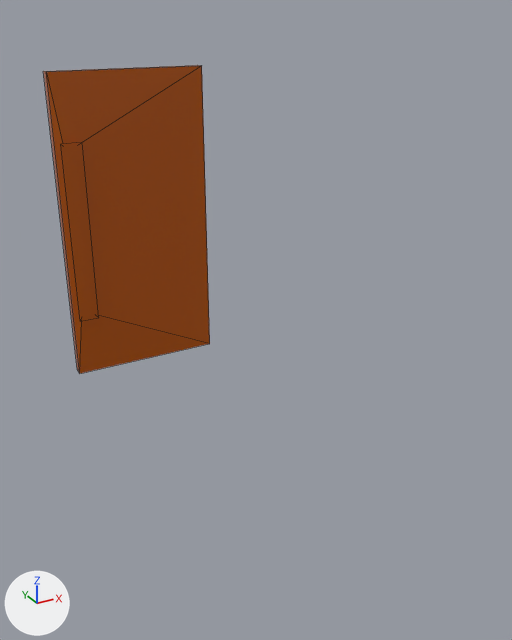
One commit to the FBX model Assets/Models/m_ClosetDoolRight.FBX: the scene before it, then after it.
Before and after are seen from a 50 mm camera at (-1.96, -2.35, 2.52) aimed at (-0.38, 0.53, 1.08). Arrows for +X, +Y and +Z are at lower left; the lights stay in place. Mesh edges are drawn as thin lines. Where no turn or scale is listed for an object, it has been applied to the vertices.

In view in the first picture: 'ClosetDooRight'.
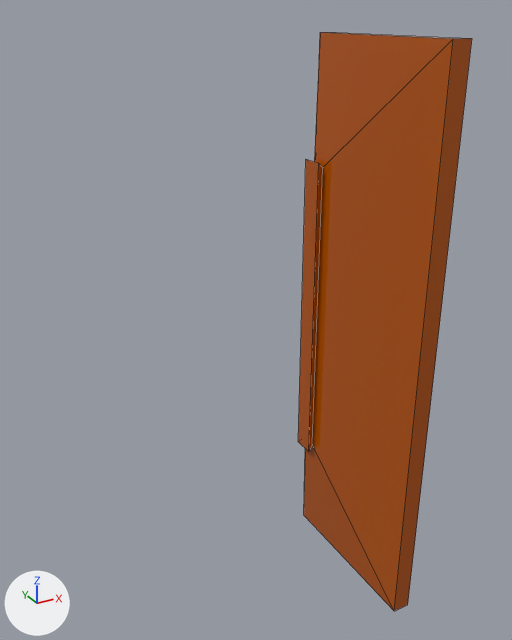
Where the newer file only moved an object's origin or applied its transform, the numbers keep the older frame.

Diff of the bpy script that builds the scene:
```diff
--- a/Assets/Models/m_ClosetDoolRight.FBX.py
+++ b/Assets/Models/m_ClosetDoolRight.FBX.py
@@ me_mesh @@
 me_mesh.from_pydata(...)  # 16 vertices, 14 faces; spans x 0.01..1.0, y -0.42..-0.3, z 0.23..2.19
 # used by ob_closetdooright; location = (-0.954, 2.385, 0.0)
-me_mesh.vertices[0].co = (0.01, -0.37, 0.23)  # pixel (79, 373)
-me_mesh.vertices[1].co = (1.0, -0.37, 0.23)  # pixel (209, 343)
-me_mesh.vertices[2].co = (0.01, -0.3, 0.23)  # pixel (77, 369)
-me_mesh.vertices[3].co = (1.0, -0.3, 0.23)
-me_mesh.vertices[4].co = (0.01, -0.37, 2.19)  # pixel (46, 71)
-me_mesh.vertices[5].co = (1.0, -0.37, 2.19)  # pixel (201, 65)
-me_mesh.vertices[6].co = (0.01, -0.3, 2.19)  # pixel (43, 71)
-me_mesh.vertices[7].co = (1.0, -0.3, 2.19)  # pixel (197, 65)
-me_mesh.vertices[8].co = (0.06, -0.39, 0.65)
-me_mesh.vertices[9].co = (0.15, -0.39, 0.65)
-me_mesh.vertices[10].co = (0.15, -0.39, 1.76)
-me_mesh.vertices[11].co = (0.06, -0.39, 1.76)
-me_mesh.vertices[12].co = (0.04, -0.42, 0.63)  # pixel (80, 321)
-me_mesh.vertices[13].co = (0.17, -0.42, 0.63)  # pixel (98, 317)
-me_mesh.vertices[14].co = (0.17, -0.42, 1.78)  # pixel (82, 142)
-me_mesh.vertices[15].co = (0.04, -0.42, 1.78)  # pixel (60, 144)
+# me_mesh part 1
+me_mesh.vertices[0].co = (0.54, -2.39, 0.25)  # pixel (303, 515)
+me_mesh.vertices[1].co = (0.54, -3.09, 0.25)  # pixel (394, 611)
+me_mesh.vertices[2].co = (0.62, -2.39, 0.25)
+me_mesh.vertices[3].co = (0.62, -3.09, 0.25)  # pixel (407, 604)
+me_mesh.vertices[4].co = (0.54, -2.39, 2.44)  # pixel (320, 32)
+me_mesh.vertices[5].co = (0.54, -3.09, 2.44)  # pixel (453, 38)
+me_mesh.vertices[6].co = (0.62, -2.39, 2.44)  # pixel (336, 32)
+me_mesh.vertices[7].co = (0.62, -3.09, 2.44)  # pixel (472, 38)
+me_mesh.vertices[8].co = (0.52, -2.43, 0.73)
+me_mesh.vertices[9].co = (0.52, -2.49, 0.73)  # pixel (312, 444)
+me_mesh.vertices[10].co = (0.52, -2.49, 1.97)  # pixel (322, 167)
+me_mesh.vertices[11].co = (0.52, -2.43, 1.97)
+me_mesh.vertices[12].co = (0.49, -2.41, 0.71)  # pixel (298, 441)
+me_mesh.vertices[13].co = (0.49, -2.5, 0.71)  # pixel (308, 451)
+me_mesh.vertices[14].co = (0.49, -2.5, 1.99)  # pixel (318, 163)
+me_mesh.vertices[15].co = (0.49, -2.41, 1.99)  # pixel (305, 159)
 me_mesh.materials.append(mat_13___default)
```

Changed parts and their boxes [x1, y1, x2, y2] in the pictures (512 x 640 px):
'ClosetDooRight', reshaped (88% taller)
    before: [43, 65, 210, 373]
    after: [298, 32, 472, 611]
